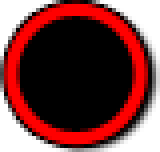
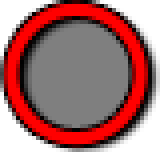
Layered file, before and after one edit (160 × 152). Changes by layer:
hid "Фигура 1 (копия) 2" over [20, 20, 132, 128]
